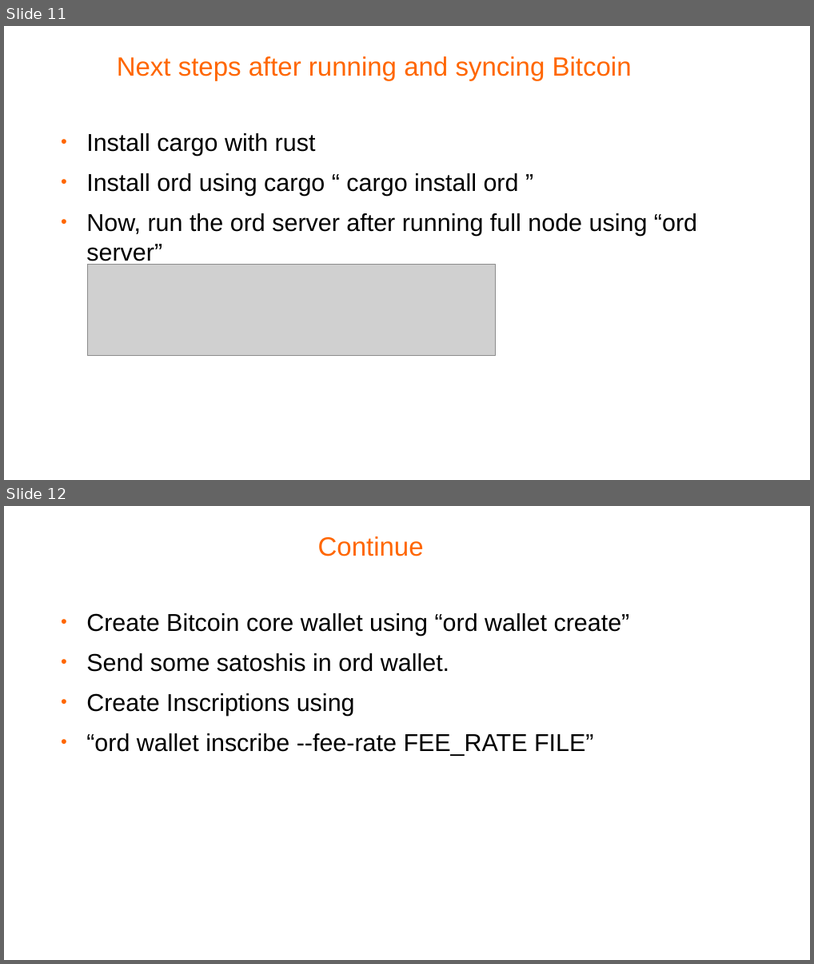
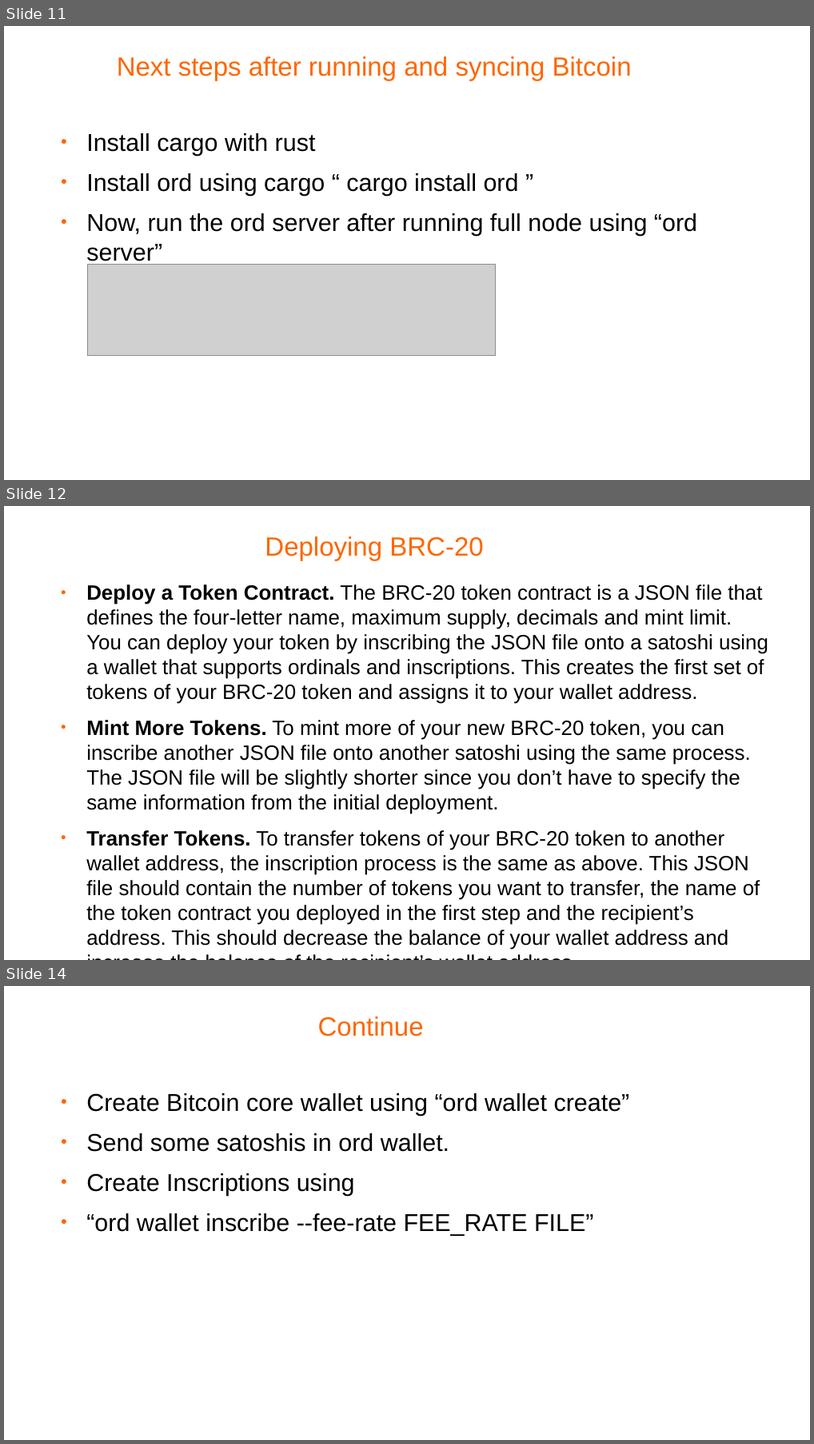
Before and after one commit to ranaahsanansar/BlcokchainTraning, a slide deck: Final Project/BTC NFT Ordinal Protocol.odp. Shown one above the other, each under a label of ours: slides 11 and 12 before the commit, slides 11, 12 and 14 after it; the slides between them are not shown. The pictures are 814x964 and 814x1444 pixels, drawn with LibreOffice and Linux fonts; fonts in the diff are those of the drawing; grey boxes stand for pictures; background and template pictures are left out. Boxes give left, top, right and bottom in pixels: in the first picture for what was removed or moved away, otherwise in the second. Text is boxed around its words. In the diff, an @@ line names an element or a change of style, - is before the commit and + after.

```diff
--- a/Final Project/BTC NFT Ordinal Protocol.odp
+++ b/Final Project/BTC NFT Ordinal Protocol.odp
@@ slide 12 added at (x1=4, y1=506, x2=810, y2=960), background #FFFFFF @@
@@ title added at (x1=265, y1=536, x2=483, y2=561), 26 pt, text #FF6600 @@
+Deploying BRC-20
@@ text added at (x1=86, y1=584, x2=769, y2=949), 20.4 pt, text #000000 @@
+● Deploy a Token Contract. The BRC-20 token contract is a JSON file that defines the four-letter name, maximum supply, decimals and mint limit. You can deploy your token by inscribing the JSON file onto a satoshi using a wallet that supports ordinals and inscriptions. This creates the first set of tokens of your BRC-20 token and assigns it to your wallet address.
+● Mint More Tokens. To mint more of your new BRC-20 token, you can inscribe another JSON file onto another satoshi using the same process. The JSON file will be slightly shorter since you don’t have to specify the same information from the initial deployment.
+● Transfer Tokens. To transfer tokens of your BRC-20 token to another wallet address, the inscription process is the same as above. This JSON file should contain the number of tokens you want to transfer, the name of the token contract you deployed in the first step and the recipient’s address. This should decrease the balance of your wallet address and increase the balance of the recipient’s wallet address.
+● Source: https://investorplace.com/2023/05/brc-20-tokens-the-investors-guide-to-cryptos-latest-craze
@@ what was slide 12 is now slide 14 @@
```
Also in this commit, not shown: 1 other slide added, 2 slides removed, 17 other files.
